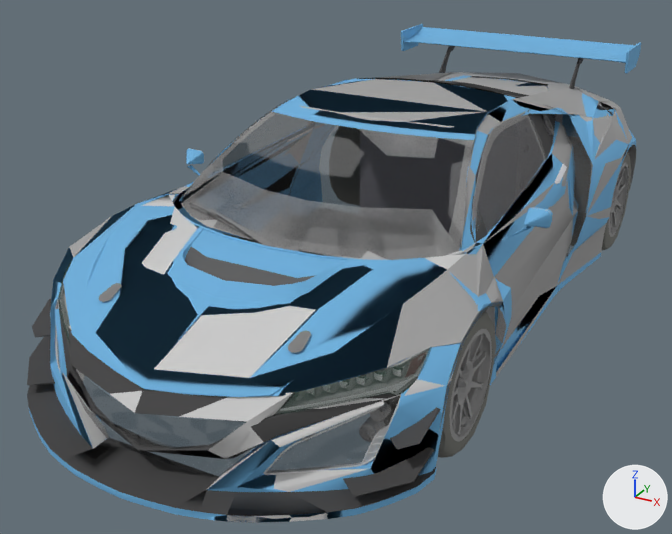
One commit to the OBJ model models/lowpoly-cars/acura-nsx-gt3/acura-nsx-gt3.obj: the scene before it, then after it.
Before and after are seen from a 50 mm lens placed at (2.14, -4.46, 2.38), pointed at (-0.18, -0.26, 0.27). The lights are fixed; the arrows at lower right show +X, +Y and +Z. The picture after the commit comes second. Where no turn or scale is listed for an object, it has been applied to the vertices. Vertices at exactly the same position are counted once.

The scene before the commit, as lines of its bpy script (objects in view):
```python
ob_body = bpy.data.objects.new('BODY', me_body)
ob_body.location = (0.0, 0.0, 0.0)
ob_glass = bpy.data.objects.new('GLASS', me_glass)
ob_glass.location = (0.0, 0.0, 0.0)
ob_wheel_lf = bpy.data.objects.new('WHEEL_LF', me_wheel_lf)
ob_wheel_lf.location = (0.0, 0.0, 0.0)
# also in view: 'WHEEL_LR' at (0.08, 1.64, 0.46)
```
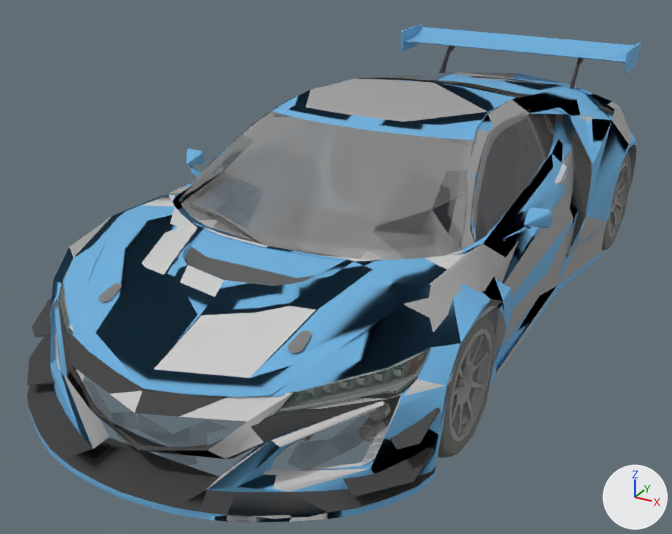
Pixel boxes (x1, y1, x2, y2) of what changed, in the pictures (672 x 534 px):
```json
{"object": "GLASS", "change": "reshaped", "before": [57, 82, 591, 478], "after": [58, 82, 592, 471]}
{"part": 1, "of": "me_body", "change": "cut back", "before": [55, 27, 635, 475], "after": [56, 73, 569, 439], "on screen": "mostly hidden afterwards"}
{"part": 2, "of": "me_body", "change": "recoloured", "before": [314, 79, 573, 169], "after": [314, 79, 573, 169]}
{"part": 3, "of": "me_body", "change": "recoloured", "before": [501, 73, 628, 349], "after": [501, 73, 628, 349]}
{"part": 4, "of": "me_glass", "change": "cut back", "before": [57, 261, 432, 478]}
{"part": 5, "of": "me_glass", "change": "recoloured", "before": [224, 117, 472, 209], "after": [224, 117, 472, 209]}
```

The change, as JSON lines over the scene's bpy script:
```json
{"op": "add", "block": "mat_material__988", "code": ["mat_material__988 = principled_material('Material_#988')", "mat_material__988.base_color = (0.588, 0.588, 0.588)  # light grey #cacaca", "mat_material__988.roughness = 0.821"]}
{"block": "me_body", "where": "# used by ob_body; location = (0.0, 0.0, 0.0)"}
{"op": "remove", "block": "me_body", "code": "me_body.from_pydata(...)  # 13718 vertices, 17685 faces; spans x -1.06..1.06, y -2.31..2.31, z 0.06..1.2"}
{"op": "add", "block": "me_body", "code": "me_body.from_pydata(...)  # 12907 vertices, 16085 faces; spans x -1.06..1.06, y -2.31..2.31, z 0.06..1.2"}
{"block": "me_body", "change": "me_body part 1: 71 vertices moved within x -0.91..0.87, y -1.82..2.23, z 0.11..1.1; 983 vertices removed from x -1.06..1.06, y -2.0..2.28, z 0.11..1.19; 172 vertices added at x -0.95..1.02, y -1.97..2.08, z 0.47..1.1"}
{"block": "me_body", "change": "me_body part 2: 39 faces spanning x -0.94..0.92, y -0.74..1.98, z 0.13..1.17 switch from mat_material__968 (blue #6aaedb) to mat_material__904 (grey #a0a0a0)"}
{"block": "me_body", "change": "me_body part 3: 70 faces spanning x -1.02..1.02, y -1.11..2.2, z 0.13..1.15 switch from mat_material__904 (grey #a0a0a0) to mat_material__968 (blue #6aaedb)"}
{"op": "add", "block": "me_body", "code": "me_body.materials.append(mat_material__988)  # light grey #cacaca"}
{"block": "me_glass", "where": "# used by ob_glass; location = (0.0, 0.0, 0.0)"}
{"op": "remove", "block": "me_glass", "code": "me_glass.from_pydata(...)  # 1681 vertices, 2432 faces; spans x -1.01..1.01, y -2.17..2.23, z 0.13..1.15"}
{"op": "add", "block": "me_glass", "code": "me_glass.from_pydata(...)  # 972 vertices, 1063 faces; spans x -1.01..1.01, y -2.17..2.23, z 0.13..1.15"}
{"block": "me_glass", "change": "me_glass part 4: 2 vertices moved within x -0.92, y -1.49..-1.48, z 0.62..0.63; 435 vertices removed from x -0.93..0.93, y -2.16..-1.47, z 0.16..0.64"}
{"block": "me_glass", "change": "me_glass part 5: 21 faces spanning x -0.69..0.69, y -0.86..-0.3, z 0.89..1.11 switch from mat_material__712 (grey #7c7c7c) to mat_material__975 (grey #b3b3b3)"}
{"block": "me_glass", "change": "other edits to the shape of me_glass do not show in these pictures"}
```
